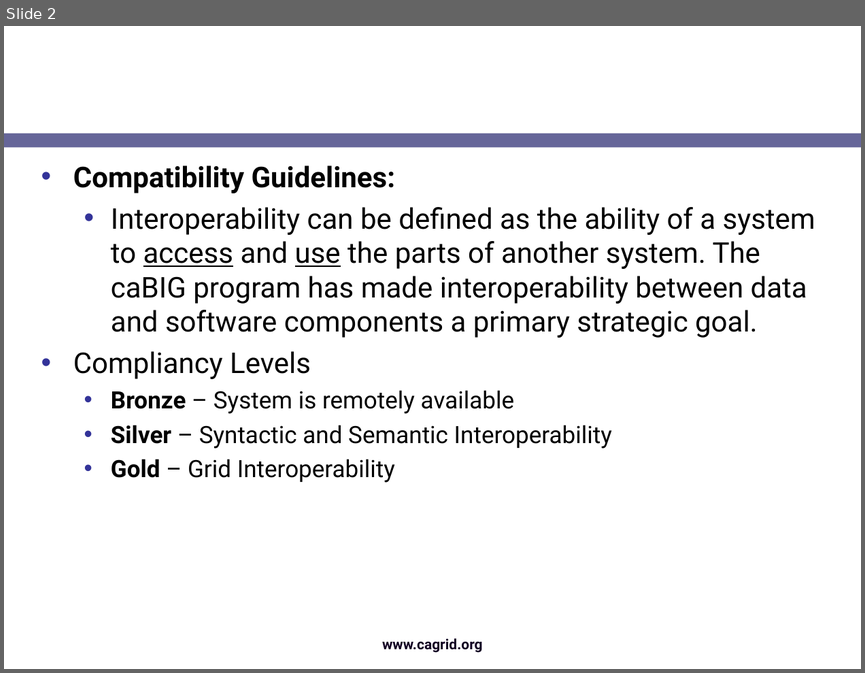
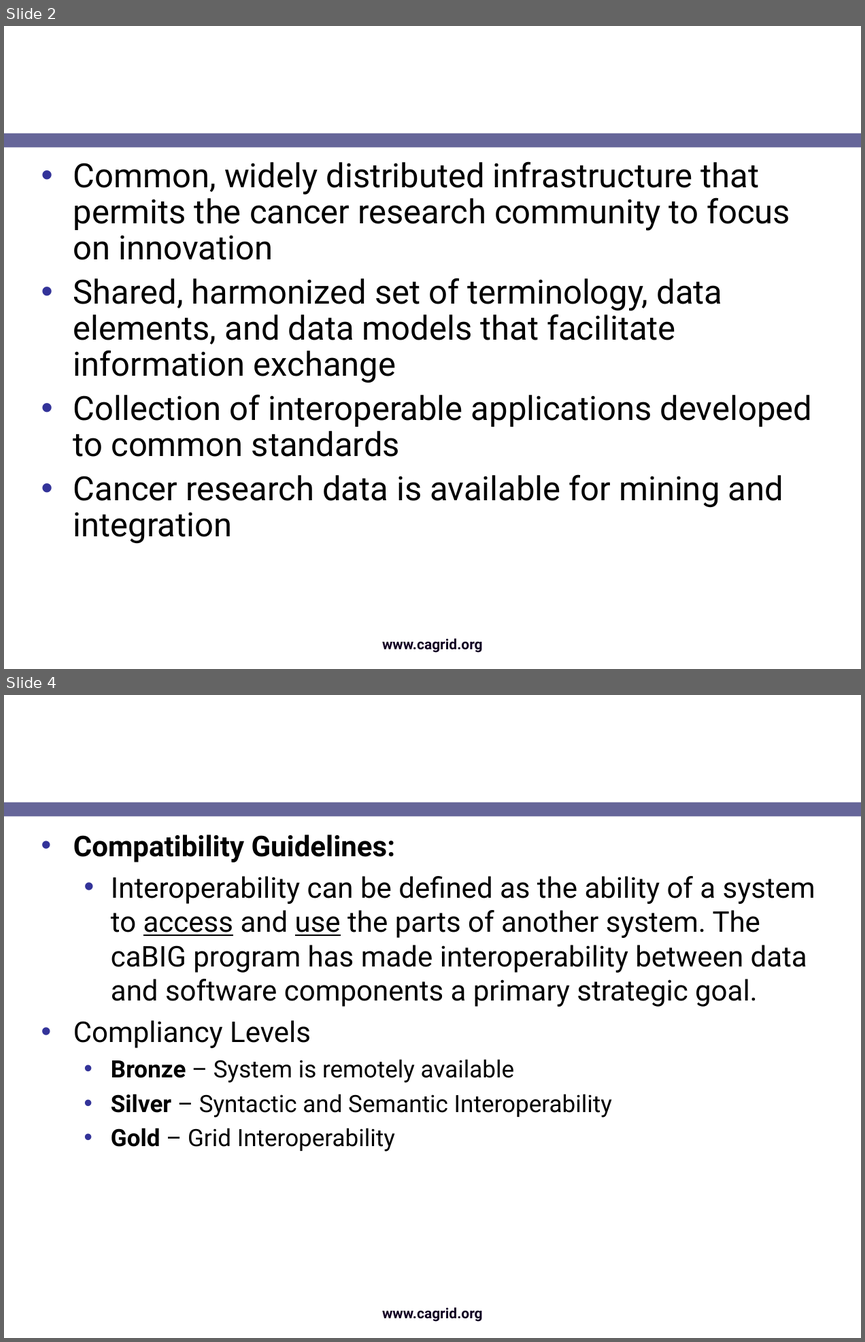
Before and after one commit to NCIP/cagrid-docs, a slide deck: presentations/caGrid-amia-spring-2007.ppt. Shown one above the other, each under a label of ours: slide 2 before the commit, slides 2 and 4 after it; the slides between them are not shown. The pictures are 865x673 and 865x1342 pixels, drawn with LibreOffice and Linux fonts; fonts in the diff are those of the drawing; background and template pictures are left out. Boxes give left, top, right and bottom in pixels: in the first picture for what was removed or moved away, otherwise in the second. Text is boxed around its words. In the diff, an @@ line names an element or a change of style, - is before the commit and + after.

```diff
--- a/presentations/caGrid-amia-spring-2007.ppt
+++ b/presentations/caGrid-amia-spring-2007.ppt
@@ slide 2 added at [4, 26, 861, 669], background picture (left out); not listed: 2 template elements that a slide beside it also shows @@
@@ title added at [33, 26, 675, 126], 24 pt, text #FFFFFF, bold @@
+caBIG Overview
@@ text added at [73, 161, 812, 543], 28 pt, text #000000 @@
+• Common, widely distributed infrastructure that permits the cancer research community to focus on innovation
+• Shared, harmonized set of terminology, data elements, and data models that facilitate information exchange
+• Collection of interoperable applications developed to common standards
+• Cancer research data is available for mining and integration
@@ what was slide 2 is now slide 4 @@
```
Also in this commit, not shown: 1 slide changed, 3 other slides added, 3 slides removed.
